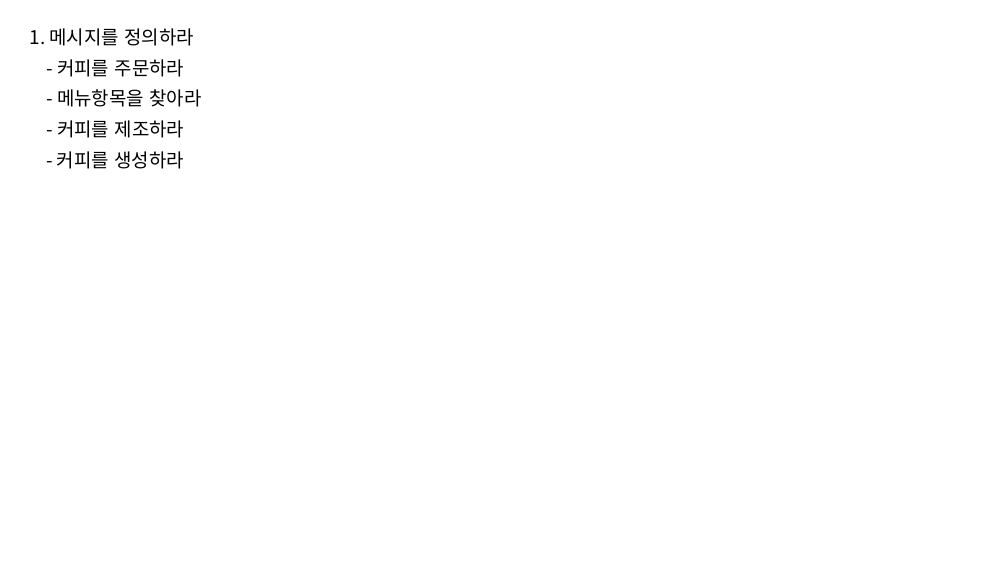
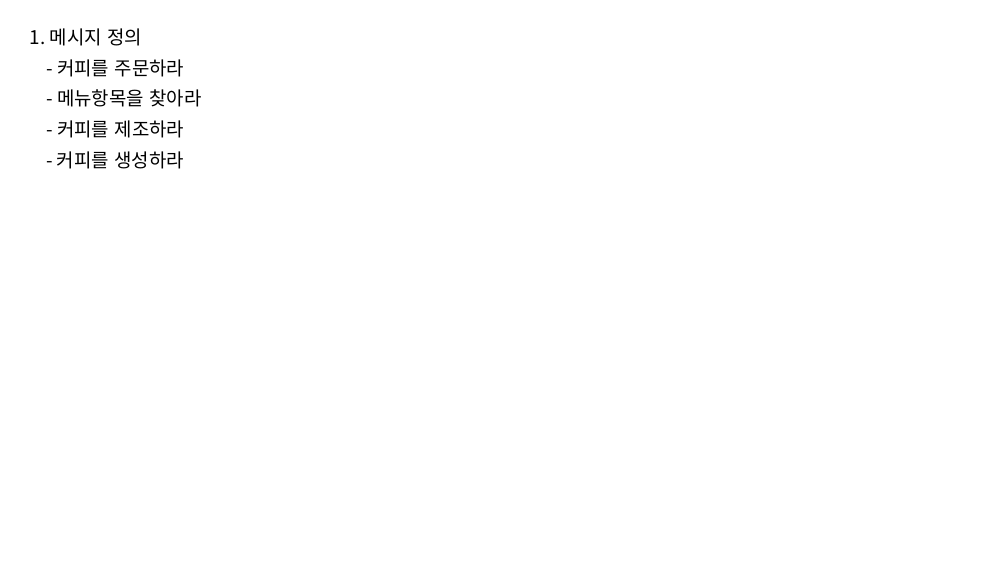
Before and after one commit to JoHwanhee/Education, a slide deck: slide 1 of 김소희/coffee_house.pptx. Drawn at 1008x567 pixels with LibreOffice and Linux fonts; fonts in the diff are those of the drawing. Boxes give left, top, right and bottom in pixels: in the first picture for what was removed or moved away, otherwise in the second. Text is boxed around its words. In the diff, an @@ line names an element or a change of style, - is before the commit and + after.

```diff
--- a/김소희/coffee_house.pptx
+++ b/김소희/coffee_house.pptx
@@ text at bbox=[30, 28, 142, 46]: text changed @@
-1. 메시지를 정의하라
+1. 메시지 정의
```
Also in this commit, not shown: 2 other slides changed, 1 slide added.
